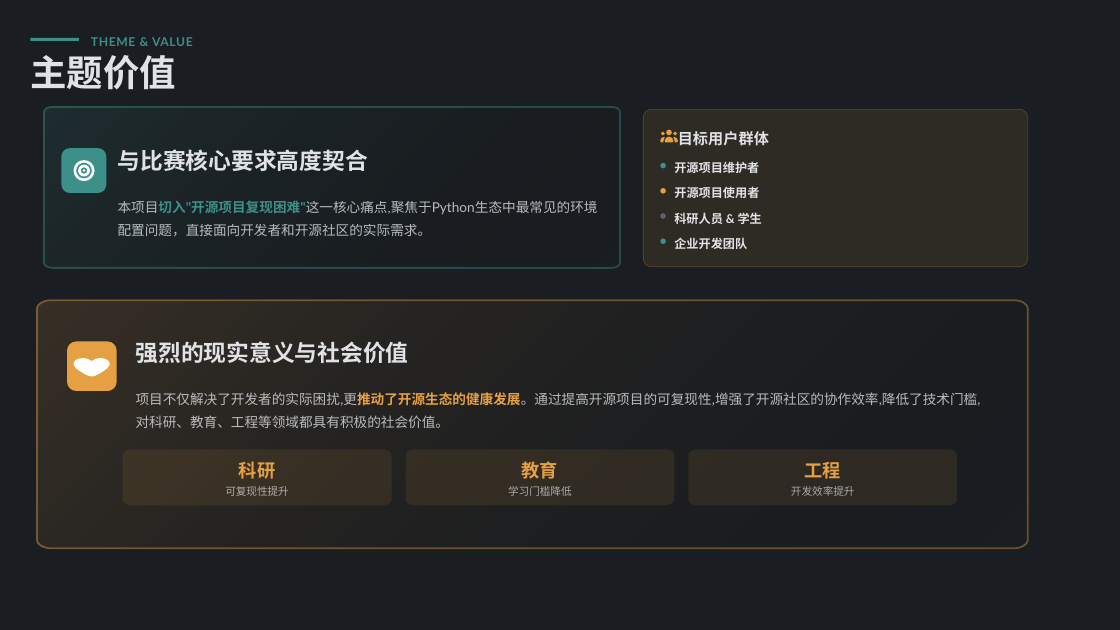
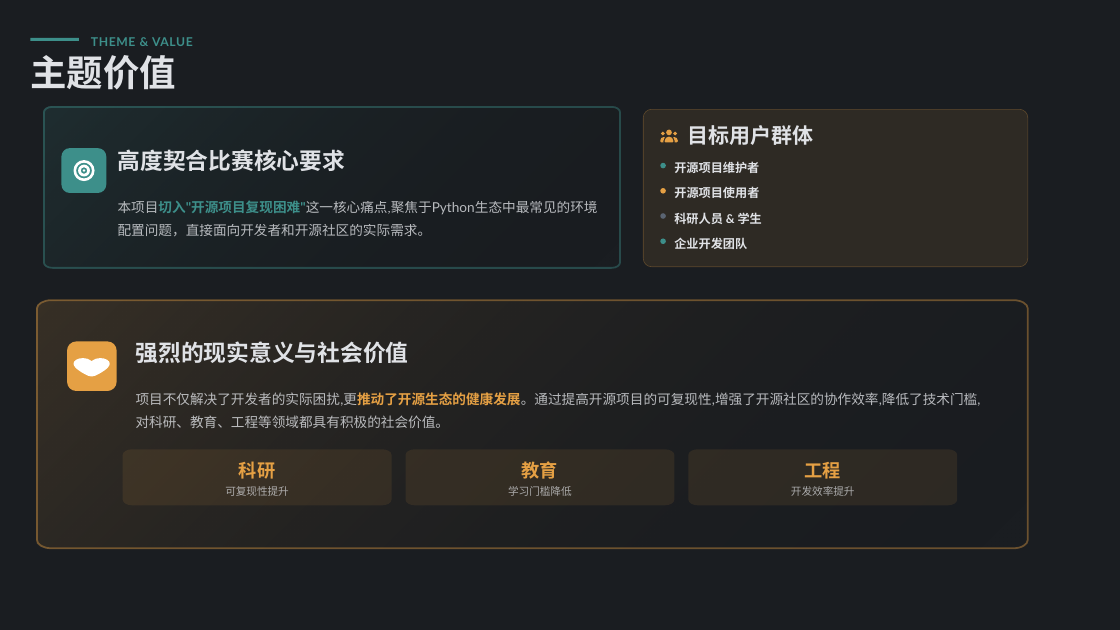
Before and after one commit to SSSSizn/OpenRank, a slide deck: slide 5 of 初赛ppt.pptx. Drawn at 1120x630 pixels with LibreOffice and Linux fonts; fonts in the diff are those of the drawing. Boxes give left, top, right and bottom in pixels: in the first picture for what was removed or moved away, otherwise in the second. Text is boxed around its words. In the diff, an @@ line names an element or a change of style, - is before the commit and + after.

```diff
--- a/初赛ppt.pptx
+++ b/初赛ppt.pptx
@@ text at bbox=[118, 149, 346, 171]: text changed @@
-与比赛核心要求高度契合
+高度契合比赛核心要求
@@ text "目标用户群体": place and size @@
-text "目标用户群体" at bbox=[678, 131, 769, 146]
+text "目标用户群体" at bbox=[688, 125, 814, 145]
@@ text "目标用户群体" at bbox=[688, 125, 814, 145]: size 17.4 to 24 pt @@
```
Also in this commit, not shown: 3 other slides changed.
